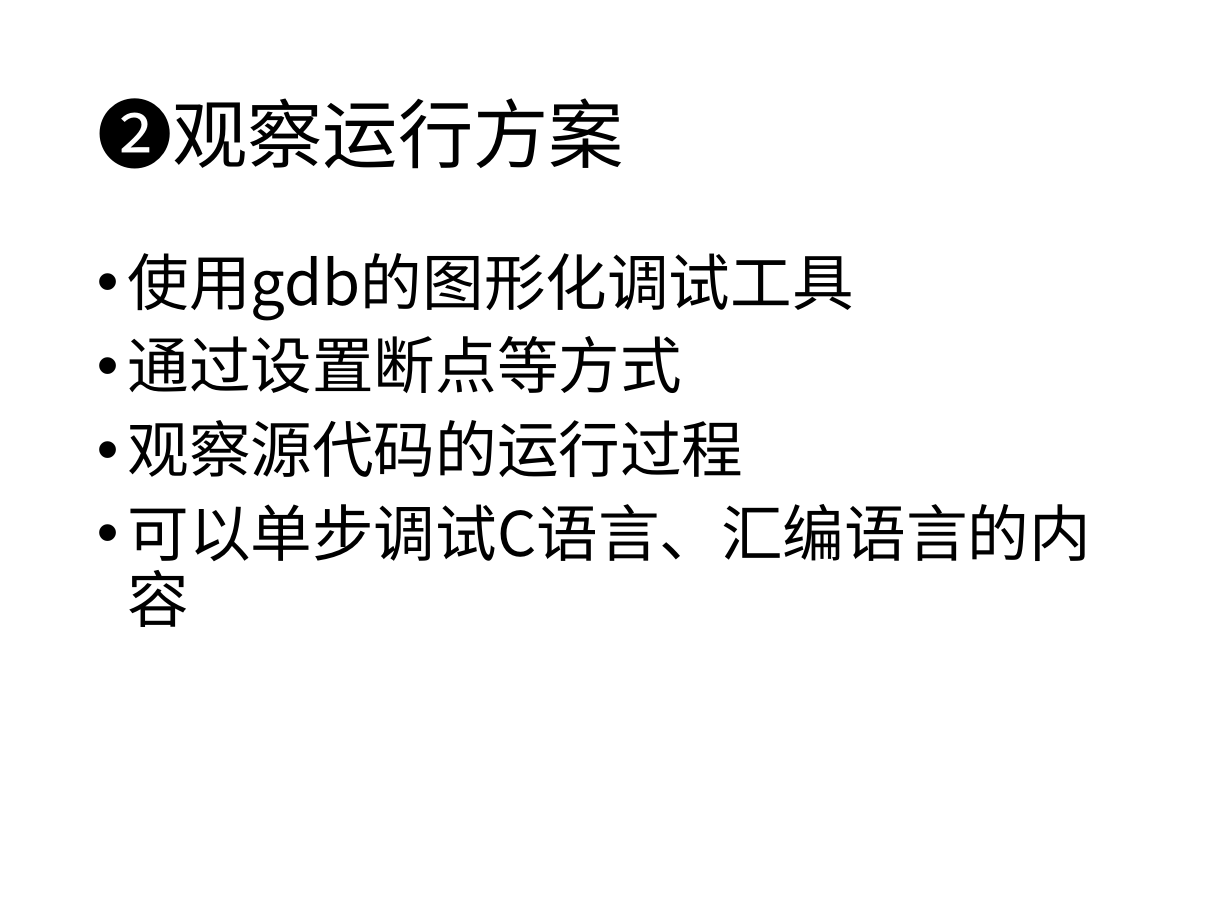
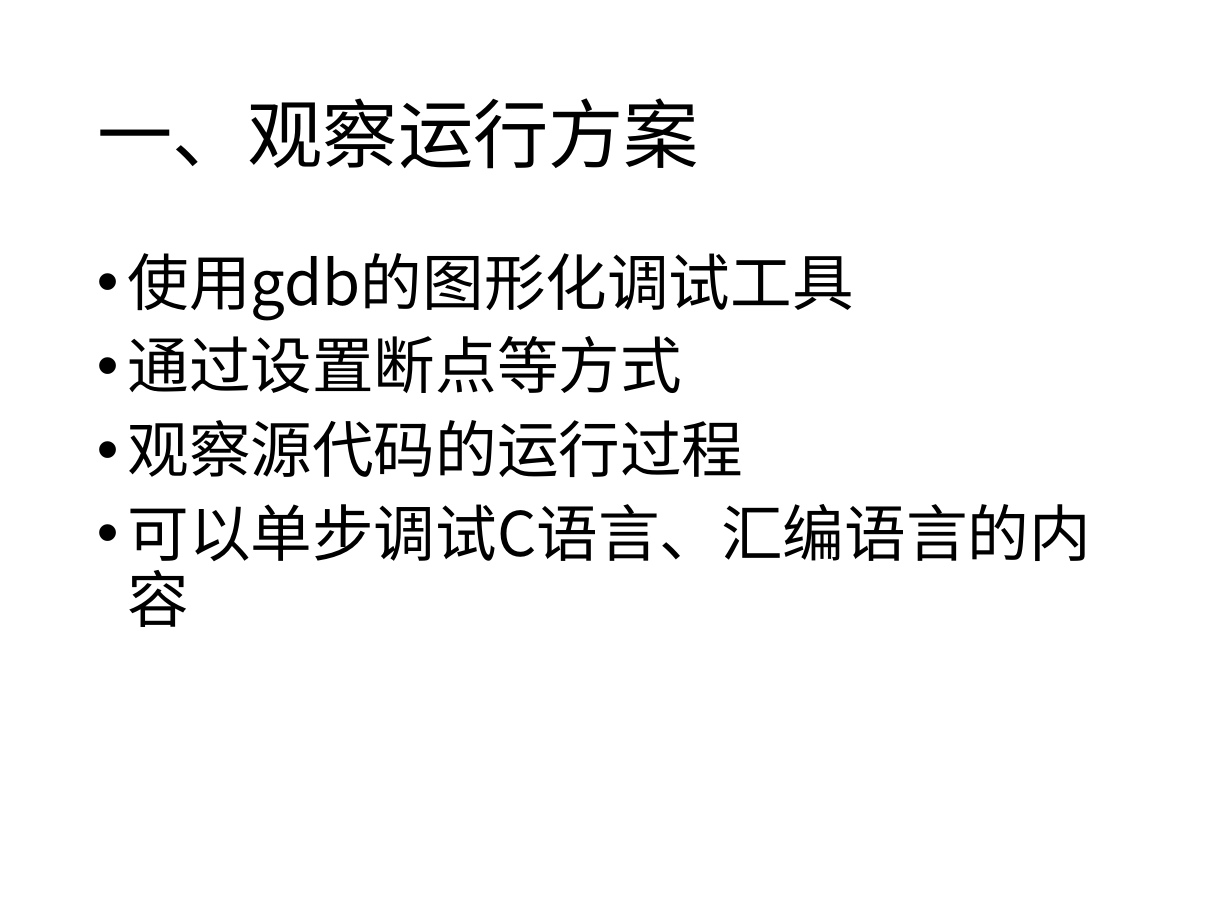
Before and after one commit to sfd158/oldlinux-homework, a slide deck: slide 4 of 宋振华第7周.ppt (slide 3 before the commit). Drawn at 1232x924 pixels with LibreOffice and Linux fonts; fonts in the diff are those of the drawing. Boxes give left, top, right and bottom in pixels: in the first picture for what was removed or moved away, otherwise in the second. Text is boxed around its words. In the diff, an @@ line names an element or a change of style, - is before the commit and + after.

```diff
--- a/宋振华第7周.ppt
+++ b/宋振华第7周.ppt
@@ title at (97,98,699,169): text changed @@
-❷观察运行方案
+一、观察运行方案
```
Also in this commit, not shown: 4 other slides changed, 6 slides added, 1 other file.
